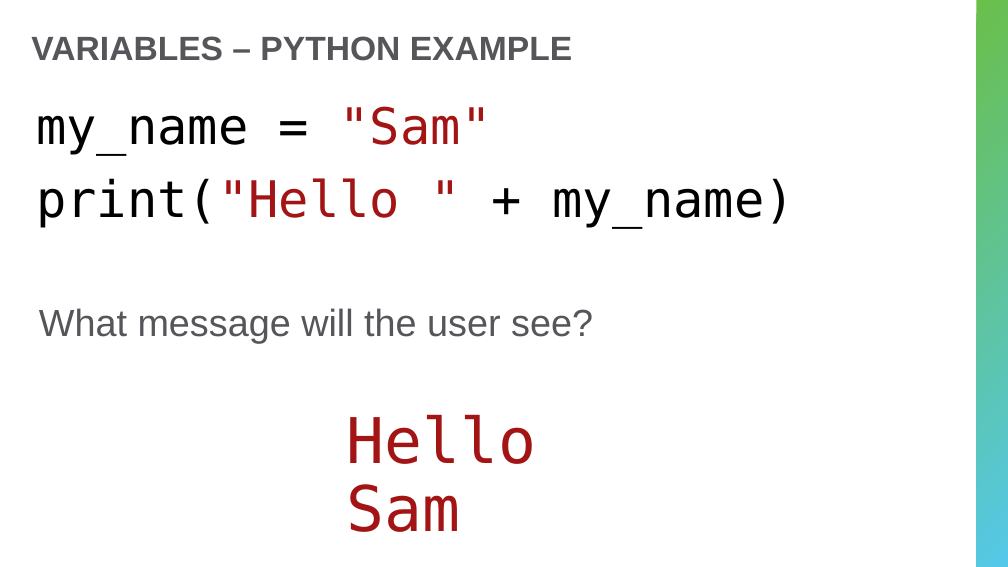
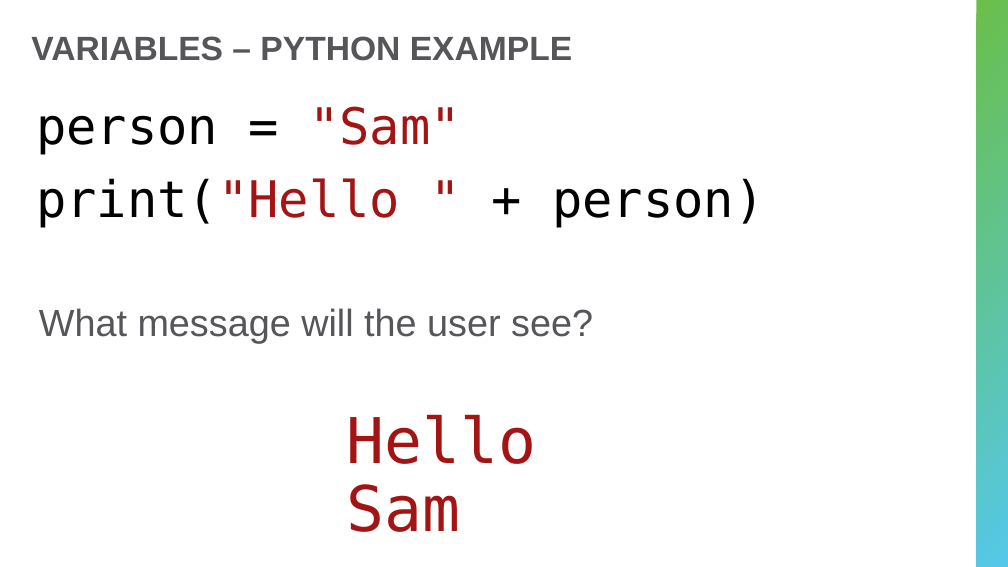
Before and after one commit to hytechcamps/python, a slide deck: slide 8 of ProgrammingWithPython.pptx. Drawn at 1008x567 pixels with LibreOffice and Linux fonts; fonts in the diff are those of the drawing. Boxes give left, top, right and bottom in pixels: in the first picture for what was removed or moved away, otherwise in the second. Text is boxed around its words. In the diff, an @@ line names an element or a change of style, - is before the commit and + after.

```diff
--- a/ProgrammingWithPython.pptx
+++ b/ProgrammingWithPython.pptx
@@ text at [36, 106, 764, 228]: text changed @@
-my_name = "Sam"
-print("Hello " + my_name)
+person = "Sam"
+print("Hello " + person)
```
Also in this commit, not shown: 3 other slides changed, 2 slides added, 1 other file.
